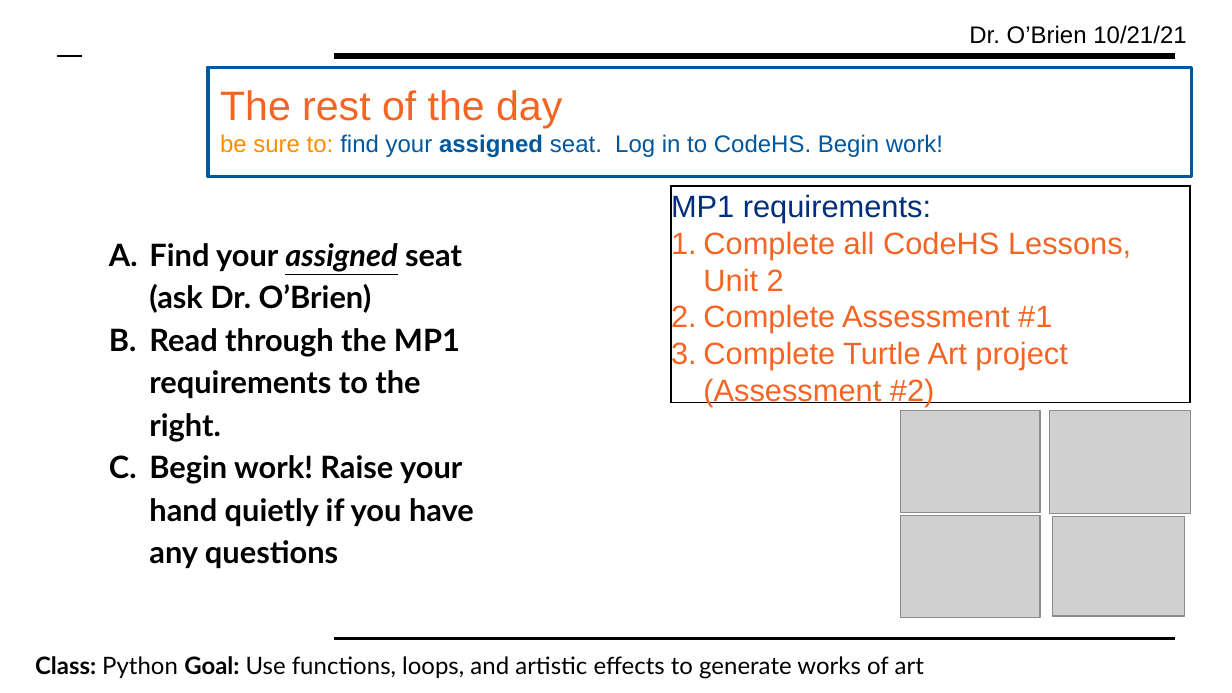
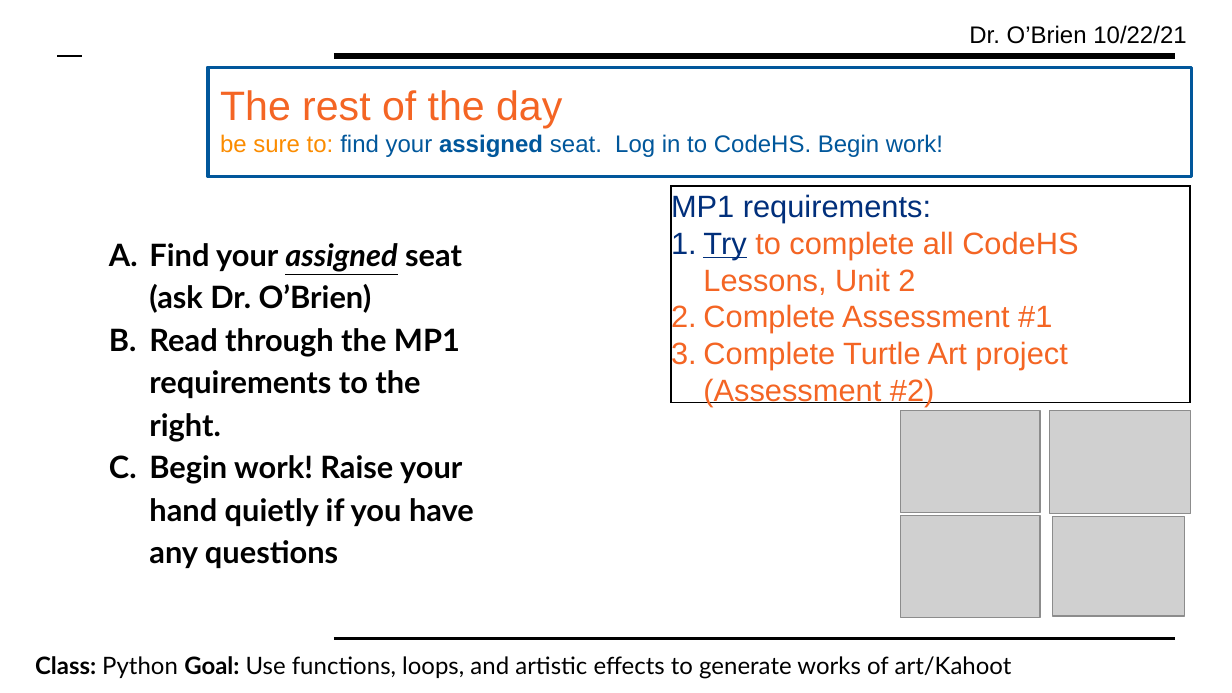
Before and after one commit to cobrien87/work, a slide deck: slide 3 of old/lesson_54_python.pptx (slide 4 before the commit). Drawn at 1232x693 pixels with LibreOffice and Linux fonts; fonts in the diff are those of the drawing; grey boxes stand for pictures; background and template pictures are left out. Boxes give left, top, right and bottom in pixels: in the first picture for what was removed or moved away, otherwise in the second. Text is boxed around its words. In the diff, an @@ line names an element or a change of style, - is before the commit and + after.

```diff
--- a/old/lesson_54_python.pptx
+++ b/old/lesson_54_python.pptx
@@ text at [969, 25, 1186, 44]: text changed @@
-Dr. O’Brien 10/21/21
+Dr. O’Brien 10/22/21
@@ text in rectangle at [703, 231, 1078, 295]: text changed @@
-1. Complete all CodeHS Lessons, Unit 2
+1. Try to complete all CodeHS Lessons, Unit 2
@@ text at [35, 656, 1012, 679]: text changed @@
-Class: Python Goal: Use functions, loops, and artistic effects to generate works of art
+Class: Python Goal: Use functions, loops, and artistic effects to generate works of art/Kahoot
```
Also in this commit, not shown: 5 other slides changed, 1 slide added, 2 slides removed, 15 other files.
